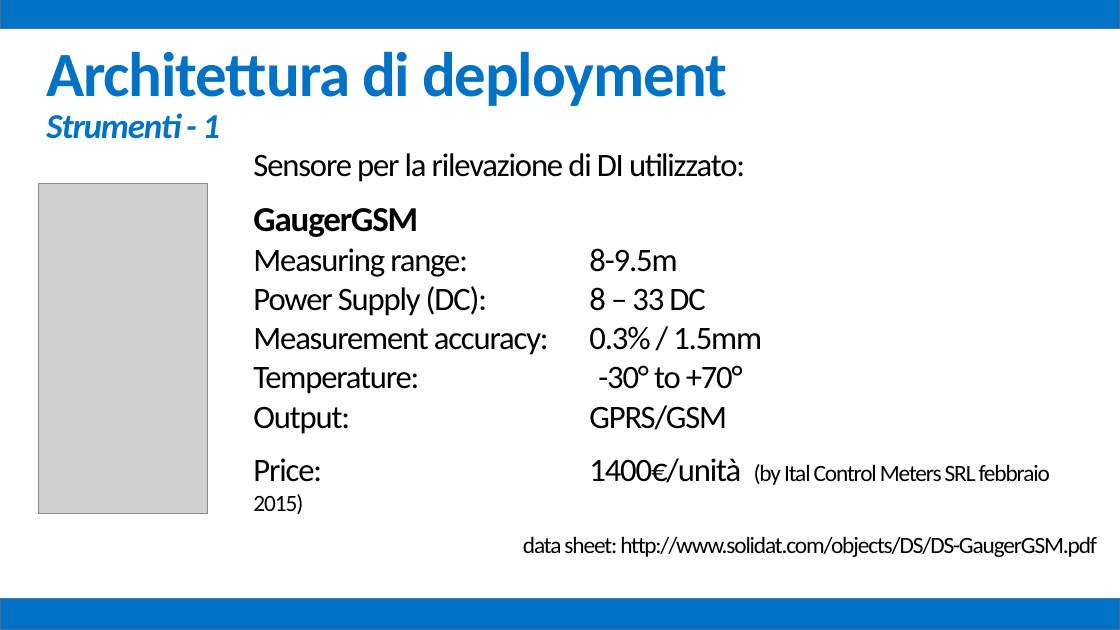
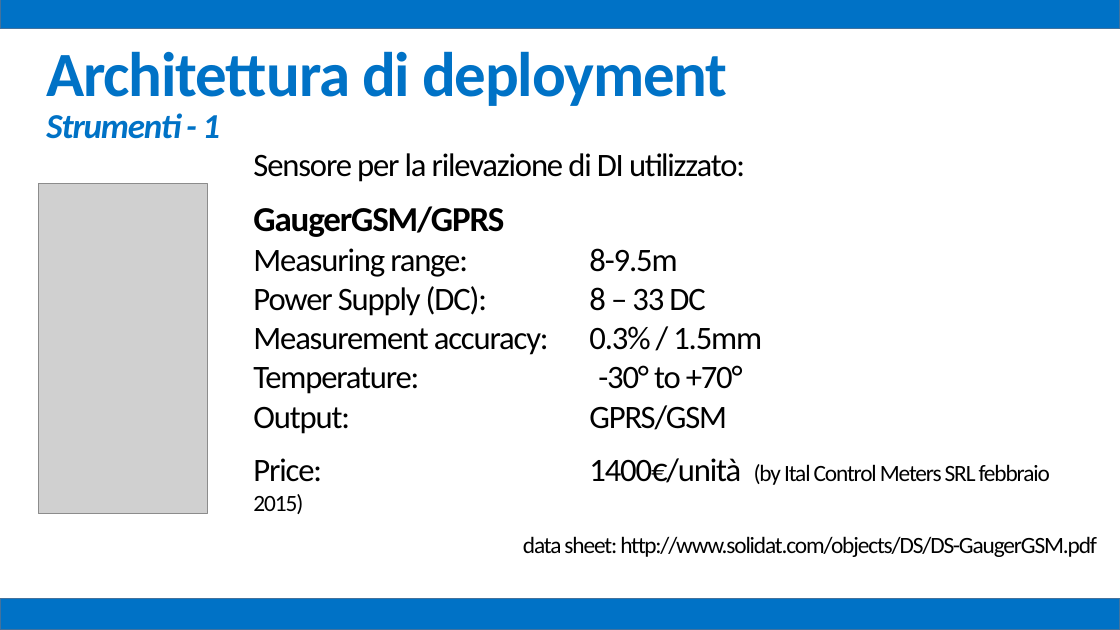
Before and after one commit to mz1991/ProgettoFebbraio2015, a slide deck: slide 40 of Febbraio 2015.pptx. Drawn at 1120x630 pixels with LibreOffice and Linux fonts; fonts in the diff are those of the drawing; grey boxes stand for pictures. Boxes give left, top, right and bottom in pixels: in the first picture for what was removed or moved away, otherwise in the second. Text is boxed around its words. In the diff, an @@ line names an element or a change of style, - is before the commit and + after.

```diff
--- a/Febbraio 2015.pptx
+++ b/Febbraio 2015.pptx
@@ text at [253,206,504,237]: text changed @@
-GaugerGSM
+GaugerGSM/GPRS
```
Also in this commit, not shown: 12 other slides changed, 5 other files.
